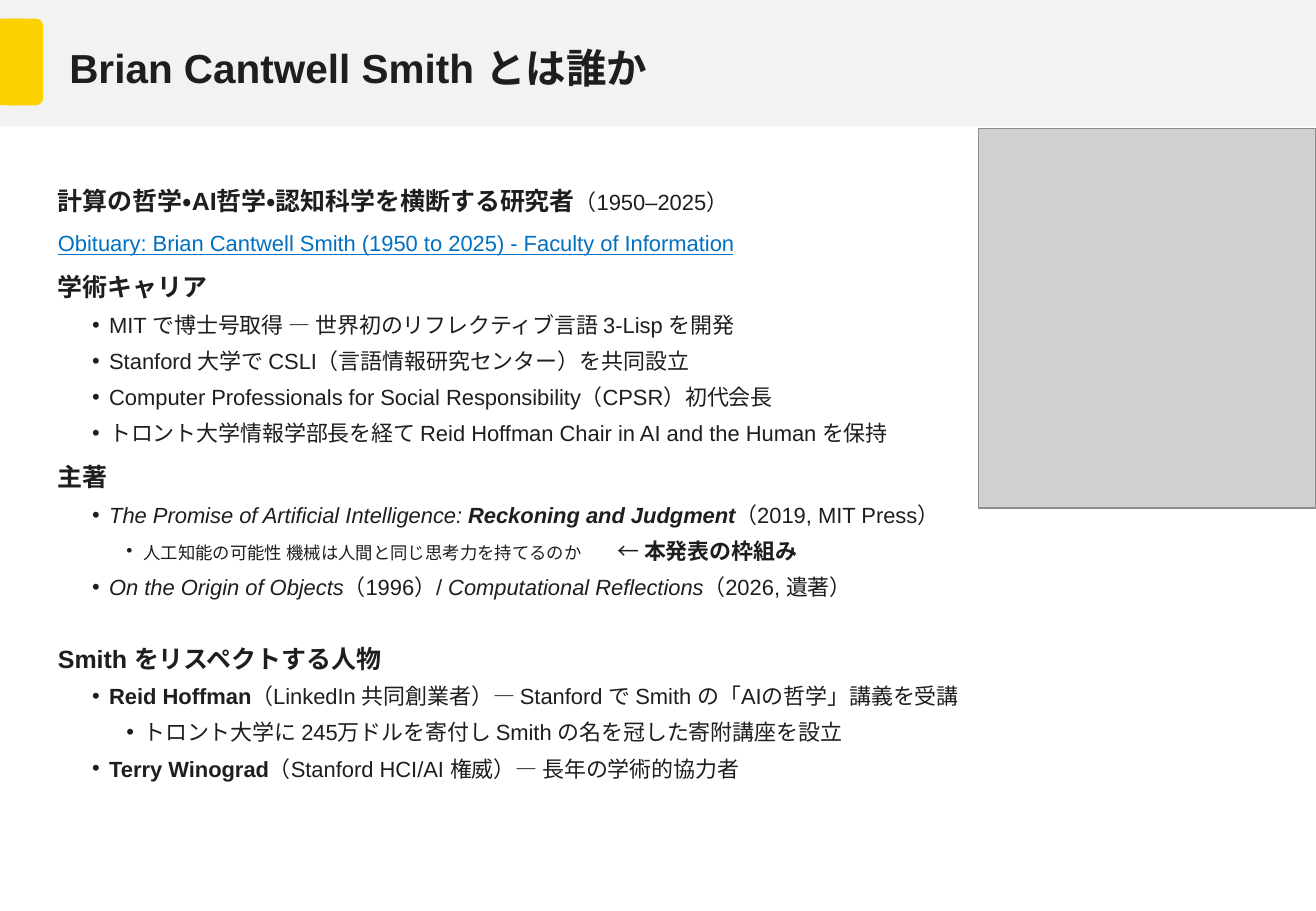
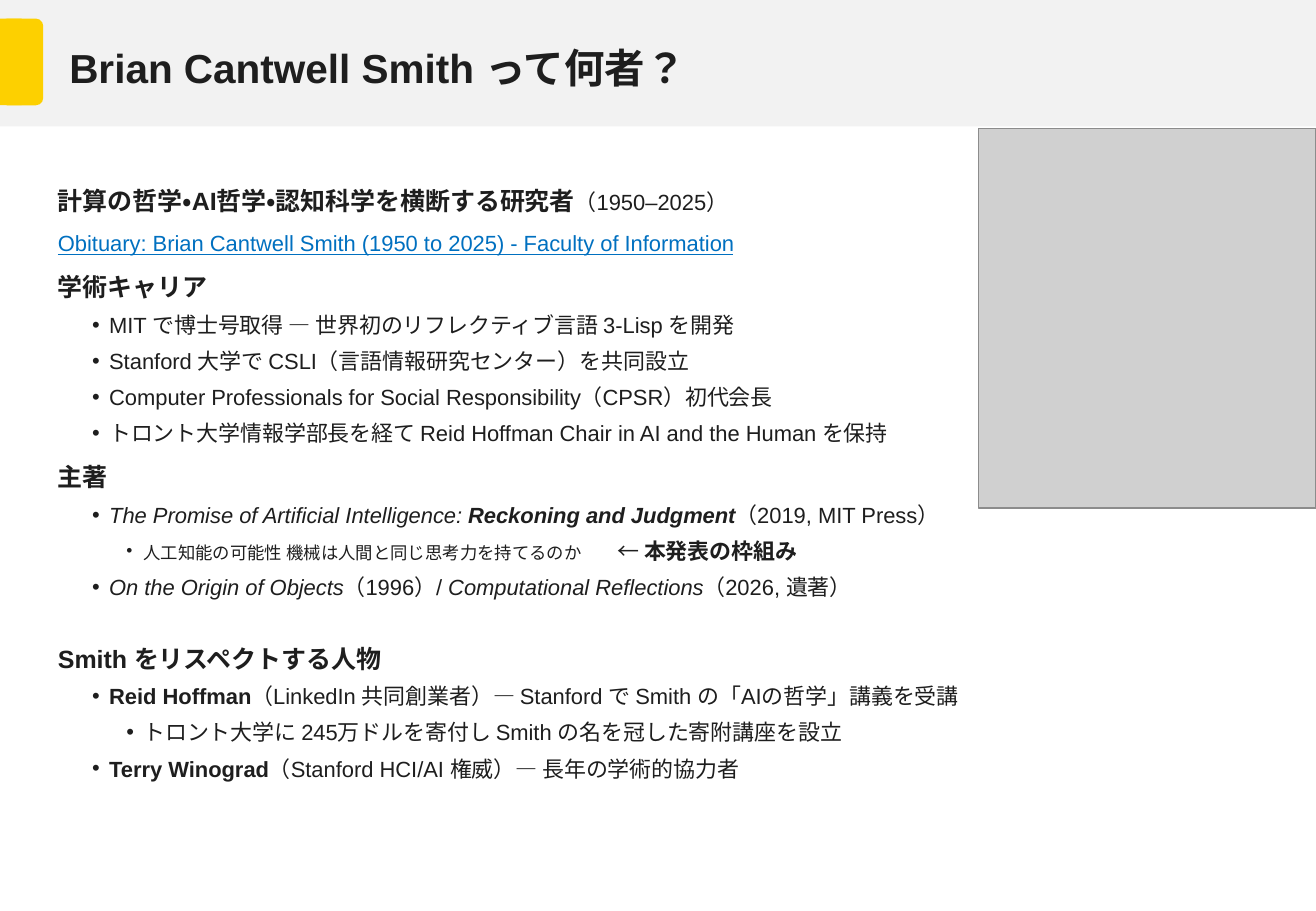
Before and after one commit to Mori-Taiki/Presentation, a slide deck: slide 4 of TechMeeting202604/techmeeting20260406.pptx. Drawn at 1316x911 pixels with LibreOffice and Linux fonts; fonts in the diff are those of the drawing; grey boxes stand for pictures; background and template pictures are left out. Boxes give left, top, right and bottom in pixels: in the first picture for what was removed or moved away, otherwise in the second. Text is boxed around its words. In the diff, an @@ line names an element or a change of style, - is before the commit and + after.

```diff
--- a/TechMeeting202604/techmeeting20260406.pptx
+++ b/TechMeeting202604/techmeeting20260406.pptx
@@ title at <box>69,48,685,87</box>: text changed @@
-Brian Cantwell Smith とは誰か
+Brian Cantwell Smith って何者？
```
Also in this commit, not shown: 3 other slides changed.
